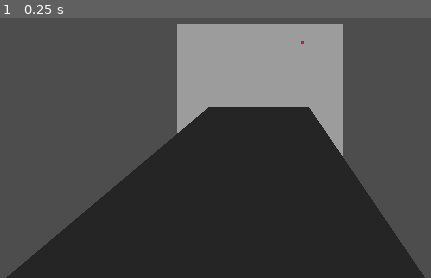
Above: before the commit, frame 1.
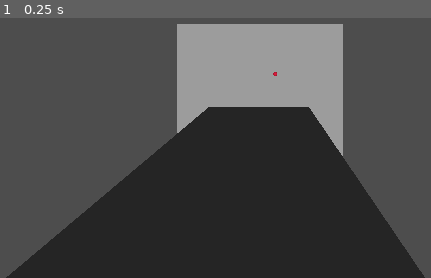
Above: after the commit, the same moment.

Repository: XSnipinblazeX/Godot-Ballistics
Game: Godot game, scene res://MsinScene.tscn
The game is run twice, just before and just after one commit, with the same random seed, the same clock (stepped at 60 frames per second) and the same inputs.
Inputs:
- Up to frame 1 (0.25 s): no input

The runs differ from the first frame. In frame 1, less than 0.1% of the frame differs, in the area x 63-71%, y 8-23%.
Error before the commit: Invalid assignment of property or key 'enabled' with value of type 'bool' on a base object of type 'null instance'. (res://BallisticMovemnt.gd:50)
Error after the commit: Invalid assignment of property or key 'enabled' with value of type 'bool' on a base object of type 'null instance'. (res://BallisticMovemnt.gd:43)

Commit message:
Update BallisticMovemnt.gd
Revert to maim instead of experimental

Signed-off-by: XSnipinblazeX <91927524+XSnipinblazeX@users.noreply.github.com>

Diff:
--- a/Ballistics/BallisticMovemnt.gd
+++ b/Ballistics/BallisticMovemnt.gd
@@ -1,50 +1,43 @@
-#initially made by Aj8841/Xsnipinblazex
-#follows same principles as my unity Ballistic solution
-#except I don't have the hit interactions yet
-#this so far is just a basic Ballistic trajectory
+# Made by Aj8841 @ xsnipinblazex@gmail.com
 
-#just add to a node change the launch values (spin direction, velocity) and it should work
+#This is very basic Ballistic trajectory with a *not* working hit detection
+#simulates gravity, drag, and the magnus effect
+# this is all I deem necessary for a realistic trajectory for all types of projectiles. Magnus effect simulates magnus and possibly spin drift, haven't seen it yet since I'm making this on godot mobile
+# about 4/5 accurate when compared to my references using the F5 Sports Pitchlogic System
 
-#this fork is working on custom projectiles
 
 
 extends MeshInstance3D # extends any node as long as it doesn't affect the gravity and velocity
 
-var mass = 0.03 #mass of the object In kg
-var length = 0.5 # length of the projectile in meters in the FORWARD direction...I put it as an absurb half a meter
-var lengthSpinAxis = Vector3(2, 1, 1) #axis the long side is on compared to spin
+var mass = 0.0167 #mass of the object In kg
 
 var Active = false # for future initialization
 
 var iV = 39.294816 # 87.9 mph iV: Initial velocity in m/s
 var velocity = Vector3(0, 0, 0) # this is the actual velocity during runtime
 var direction = Vector3(0, -0.04, -1) # direction of travel degrees/90
-var spin = Vector3(1252, 1480, -858) # spin rate in rpm (sidespin, backspin, riflespin)
+var spin = Vector3(-1252, 1480, 858) # spin rate in rpm (sidespin, backspin, riflespin)
 
 var angDamp = 0.2 # rotational drag Coefficient
 var linDamp = 0.35 # linear drag Coefficient
-
-var maxAngDamp = 0.95 #max rotational drag
-var maxLinDamp = 0.8 # max linear drag
-
 var Dia = 0.075 # diameter of object
 var area = 0.01723 # cross sectional area
-var maxArea = 0.12 # area of the broad side
 
 var Air_density = 1.225
 const c = 1 # a constant for scaling if needed
 var rps = 2 * PI / 60 # rpm to radians a second conversion
 var GRAV = -9.81 # acceleration of gravity in m/s
 var MoI = 0.09  # moment of inertia
-var maxMOI = 0.5 # moment of inertia of the broadside
-var airRes = 0.5 * Air_density #air resistance factor
+var airRes = 0.5 * Air_density * area #air resistance factor
 
 var raycast
 var lastPos = Vector3()
 
 func _ready():
-    velocity = iV * direction # fires in direction with velocity
+    velocity = iV * direction # fires in direction with velocoty
+    spin *= Vector3(-1, 1, -1) # makes spin relative to F5 Sports’ pitchlogic system
     Active = true
+
     # Get the RayCast node
     raycast = $RayCast
     raycast.enabled = true
@@ -53,26 +46,29 @@
     if Active:
         lastPos = global_transform.origin
         velocity.y += GRAV * delta * c # accelerate to gravity
-        var t = sin(abs(spin.length() * delta))
-        var currentAngCoef = lerp(angDamp, maxAngDamp, t)
-        var currentLinCoef = lerp(linDamp, maxLinDamp, t)
-        var forceDiameter = lerp(Dia, length, t) #cycles through the different sides
-        var spinforce = (spin + (forceDiameter * (spin * lengthSpinAxis) * rps)) * (forceDiameter / 2) / (mass * (velocity.length() * 2))  # Get the force of the magnus effect then lopside it with the length
-        var AngDrag = -currentAngCoef * spin * (forceDiameter / 2)
-
-        var torque = -(forceDiameter / 2) * AngDrag
-        var currentMOI = lerp(MoI, maxMOI, t) # cycles through the different sides
+        var spinforce = (spin * rps) * (Dia / 2) / (mass * (velocity.length() * 2))  # Get the force of the magnus effect
+        var AngDrag = -angDamp * spin * (Dia / 2)
+        var torque = -(Dia / 2) * AngDrag
         if spin.length() < 0:
             torque *= -1
-        var angAccel = torque / currentMOI # angular drag
+        var angAccel = torque / MoI # angular drag
         spin -= angAccel
-        var currentArea = lerp(area, maxArea, t) # cycles through the different sides
-        var DF = airRes * currentArea * velocity * velocity * currentLinCoef #linear drag
+        var DF = airRes * velocity * velocity * linDamp #linear drag
         velocity -= DF * delta
         velocity += spinforce * delta
 
-        # Update the position
+        # Update the position of the ball
         global_transform.origin += velocity * delta
 
 
-        #hit detection removed because idk how to do itl
+        # hit detection? Idk I'm shitty at gdscript
+
+        # Perform raycast to check for collision behind the ball
+        var raycastDir = lastPos - global_transform.origin
+        raycast.cast_to = raycastDir.normalized() * raycastDir.length()  # Set the raycast direction
+        raycast.force_raycast_update()
+
+        if raycast.is_colliding():
+            # Ball will collide with something, so revert back to the last position
+            global_transform.origin = lastPos
+            velocity = Vector3(0, 0, 0) #stops projectile for now
